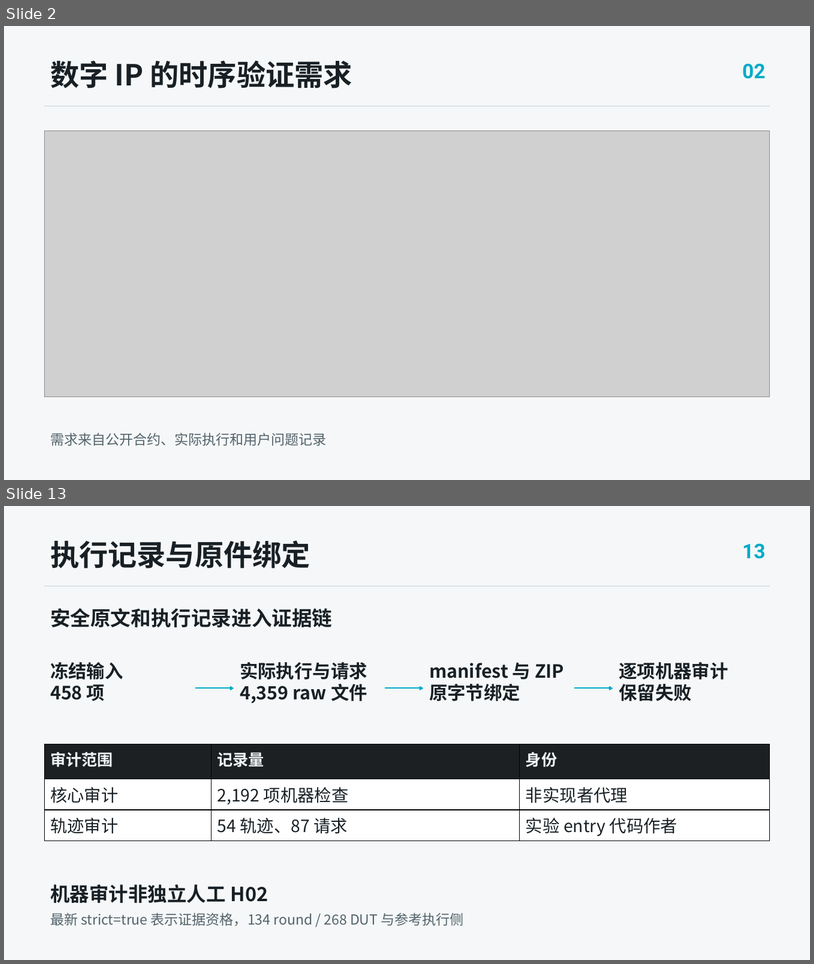
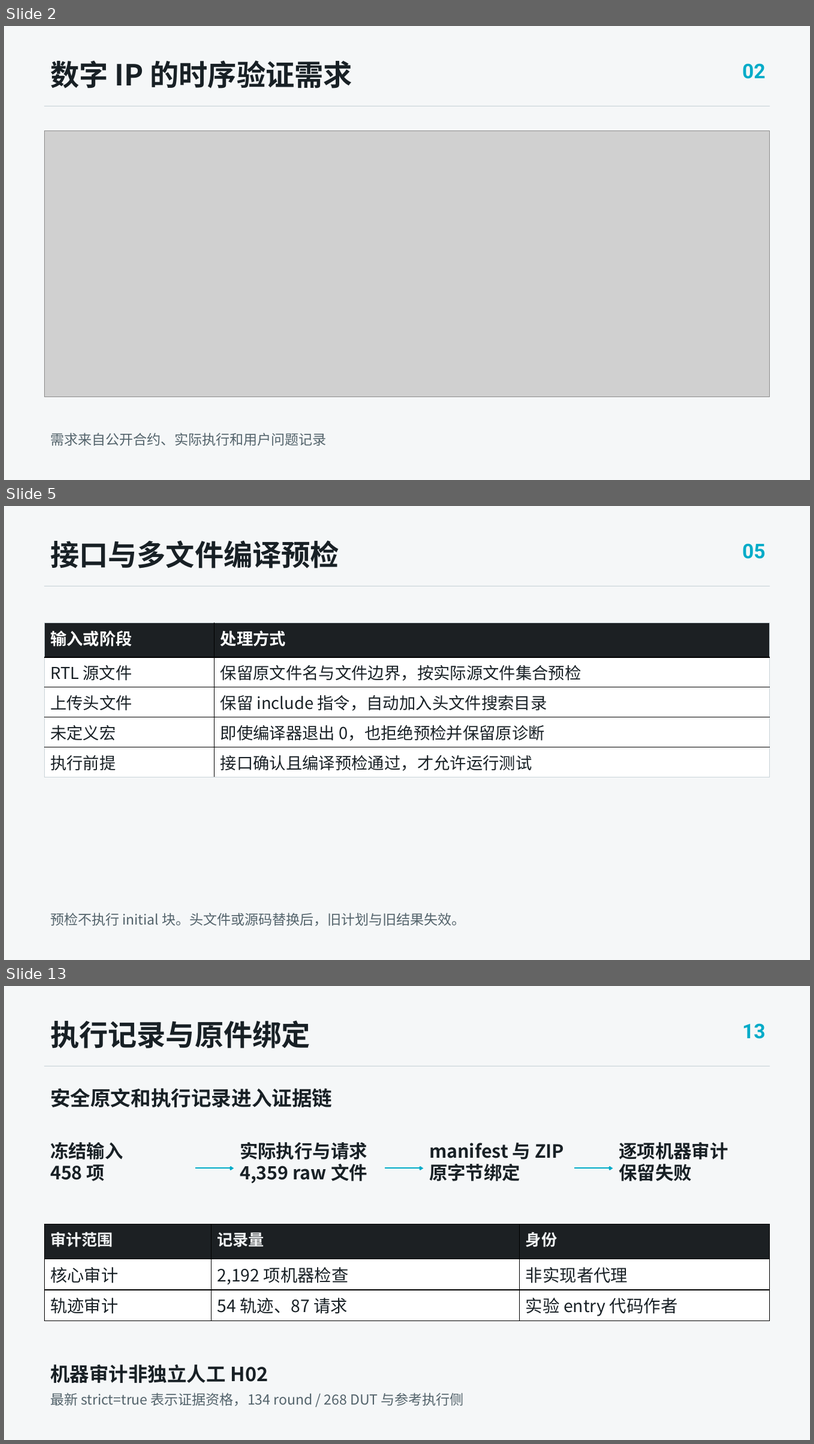
Before and after one commit to TYOCT-13/iverilog-ai-lab, a slide deck: docs/competition/ic/v4/presentation/output/ICARUS_AI_IC_defense_v4.pptx. Shown one above the other, each under a label of ours: slides 2 and 13 before the commit, slides 2, 5 and 13 after it; the slides between them are not shown. The pictures are 814x964 and 814x1444 pixels, drawn with LibreOffice and Linux fonts; fonts in the diff are those of the drawing; grey boxes stand for pictures. Boxes give left, top, right and bottom in pixels: in the first picture for what was removed or moved away, otherwise in the second. Text is boxed around its words. In the diff, an @@ line names an element or a change of style, - is before the commit and + after.

```diff
--- a/docs/competition/ic/v4/presentation/output/ICARUS_AI_IC_defense_v4.pptx
+++ b/docs/competition/ic/v4/presentation/output/ICARUS_AI_IC_defense_v4.pptx
@@ slide 5 added at (4, 506, 810, 960), background #F5F7F8 @@
@@ text added at (50, 540, 339, 568), 34.5 pt, text #182025, bold @@
+接口与多文件编译预检
@@ text added at (743, 543, 766, 559), 24 pt, text #00ABC8, bold @@
+05
@@ line added from (45, 586) to (770, 586), #C9D3D8 0.75 pt @@
@@ table added at (45, 623, 770, 862), 5 rows, 2 columns @@
+输入或阶段 | 处理方式
+RTL 源文件 | 保留原文件名与文件边界，按实际源文件集合预检
+上传头文件 | 保留 include 指令，自动加入头文件搜索目录
+未定义宏 | 即使编译器退出 0，也拒绝预检并保留原诊断
+执行前提 | 接口确认且编译预检通过，才允许运行测试
@@ text added at (50, 912, 466, 925), 16.5 pt, text #53636B @@
+预检不执行 initial 块。头文件或源码替换后，旧计划与旧结果失效。
```
Also in this commit, not shown: 9 slides changed, 6 other slides added, 7 slides removed, 28 other files.
